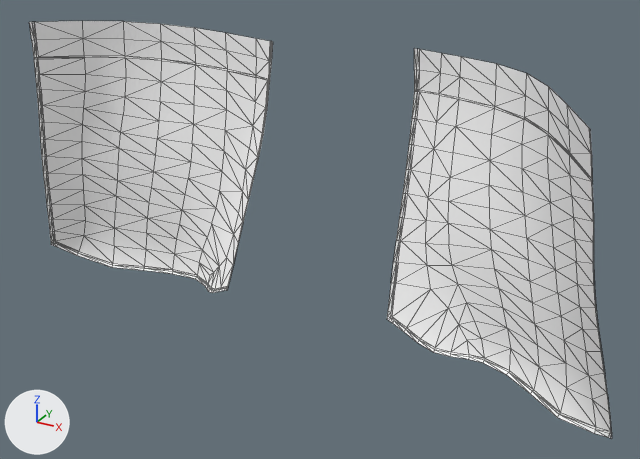
The glTF model client/public/models/Man/Pants/Pants_Pocket_BEHINDE.glb, before and after one commit.
The view is the same before and after, from a camera (50 mm lens) standing at (0.387, -0.472, 1.973) and looking at (0.042, 0.155, 1.659). Arrows for +X, +Y and +Z are at lower left; the lights stay in place. Mesh edges are drawn as thin lines. Where no turn or scale is listed for an object, it has been applied to the vertices. Vertices at the same position are counted once.

In view in the first picture: 'Pants_Pocket_BEHINDE.001', 'Pants_Rope_Pocket_BEHIND.001'.
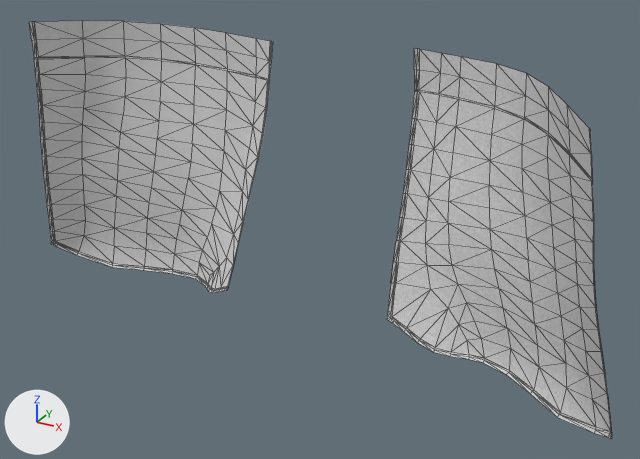
The newer file is also turned or shifted as a whole; pictures and numbers use the older file's frame.

The change, as a list of edits to the scene's bpy script:
```text
Add img_image_193:
    img_image_193 = load_image('Image_193', '_unpacked/Image_193', 128, 128, 'Non-Color')
Add img_image_194:
    img_image_194 = load_image('Image_194', '_unpacked/Image_194', 128, 128, 'Non-Color')
Add img_image_192:
    img_image_192 = load_image('Image_192', '_unpacked/Image_192', 128, 128, 'sRGB')
Add img_image_166:
    img_image_166 = load_image('Image_166', '_unpacked/Image_166', 512, 512, 'Non-Color')
Add img_image_165:
    img_image_165 = load_image('Image_165', '_unpacked/Image_165', 512, 512, 'sRGB')
Add img_image_167:
    img_image_167 = load_image('Image_167', '_unpacked/Image_167', 512, 512, 'Non-Color')
Change mat_pants_pocket_behinde:
    where n2 = _N.new('ShaderNodeTexImage'); n2.name = 'Image Texture'
    n2.image: img_image_0 -> img_image_165
    where n4 = _N.new('ShaderNodeTexImage'); n4.name = 'Image Texture.001'
    n4.image: img_image_1 -> img_image_166
    where n6 = _N.new('ShaderNodeTexImage'); n6.name = 'Image Texture.002'
    n6.image: img_image_2 -> img_image_167
Add mat_rope:
    mat_rope = bpy.data.materials.new('Rope')
    # uses the picture img_image_192
    # uses the picture img_image_193
    # uses the picture img_image_194
Change me_pants_pocket_behinde:
    used by ob_pants_pocket_behinde_001; location = (0.0, 0.0065, 3.3529)
    remove me_pants_pocket_behinde.from_pydata(...)  # 435 vertices, 753 faces; spans x -0.288..0.316, y 0.064..0.221, z -1.812..-1.537
    add me_pants_pocket_behinde.from_pydata(...)  # 194 vertices, 194 faces; spans x -0.287..0.315, y 0.067..0.222, z -1.81..-1.537
    me_pants_pocket_behinde part 3
    120 vertices are removed from x -0.288..-0.038, y 0.129..0.221, z -1.812..-1.537
    280 faces are deleted
    2 new faces join them
    me_pants_pocket_behinde part 4
    121 vertices are removed from x 0.093..0.316, y 0.064..0.221, z -1.809..-1.541
    281 faces are deleted
    me_pants_pocket_behinde part 5: 192 faces spanning x -0.287..0.315, y 0.067..0.222, z -1.81..-1.537 switch from mat_pants_pocket_behinde to mat_rope
Change me_pants_rope_pocket_behind:
    used by ob_pants_rope_pocket_behind_001; location = (0.0, 0.0065, 3.3529)
    remove me_pants_rope_pocket_behind.from_pydata(...)  # 194 vertices, 194 faces; spans x -0.287..0.315, y 0.067..0.222, z -1.81..-1.537
    add me_pants_rope_pocket_behind.from_pydata(...)  # 435 vertices, 753 faces; spans x -0.288..0.316, y 0.064..0.221, z -1.812..-1.537
    me_pants_rope_pocket_behind part 1
    241 vertices are added at x -0.288..0.316, y 0.064..0.221, z -1.812..-1.537
    559 new faces join them
    me_pants_rope_pocket_behind part 2: 194 faces spanning x -0.286..0.315, y 0.067..0.221, z -1.81..-1.537 switch from mat_pants_rope_pocket_behind to mat_pants_pocket_behinde
```

What differs and where, as boxes [x1, y1, x2, y2] in the pictures (640 x 459 px):
'Pants_Pocket_BEHINDE.001', surface changed, reshaped: before [29, 21, 612, 439]; after [231, 132, 612, 434]
'Pants_Rope_Pocket_BEHIND.001', surface changed, reshaped: before [231, 132, 612, 434]; after [29, 21, 612, 439]
part 1 of me_pants_rope_pocket_behind, added: after [29, 21, 612, 439]
part 2 of me_pants_rope_pocket_behind, recoloured: before [231, 132, 612, 434]; after [32, 22, 611, 434]
part 3 of me_pants_pocket_behinde, cut back: before [29, 21, 273, 293]
part 4 of me_pants_pocket_behinde, deleted: before [387, 48, 612, 439]
part 5 of me_pants_pocket_behinde, recoloured: before [32, 22, 611, 434]; after [231, 132, 612, 434]
